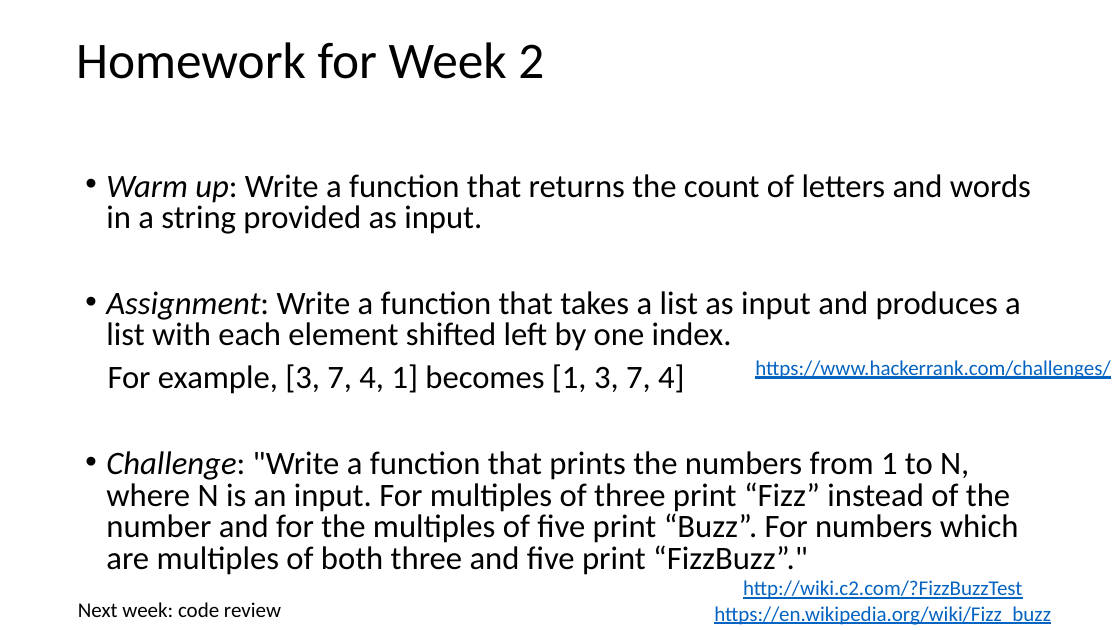
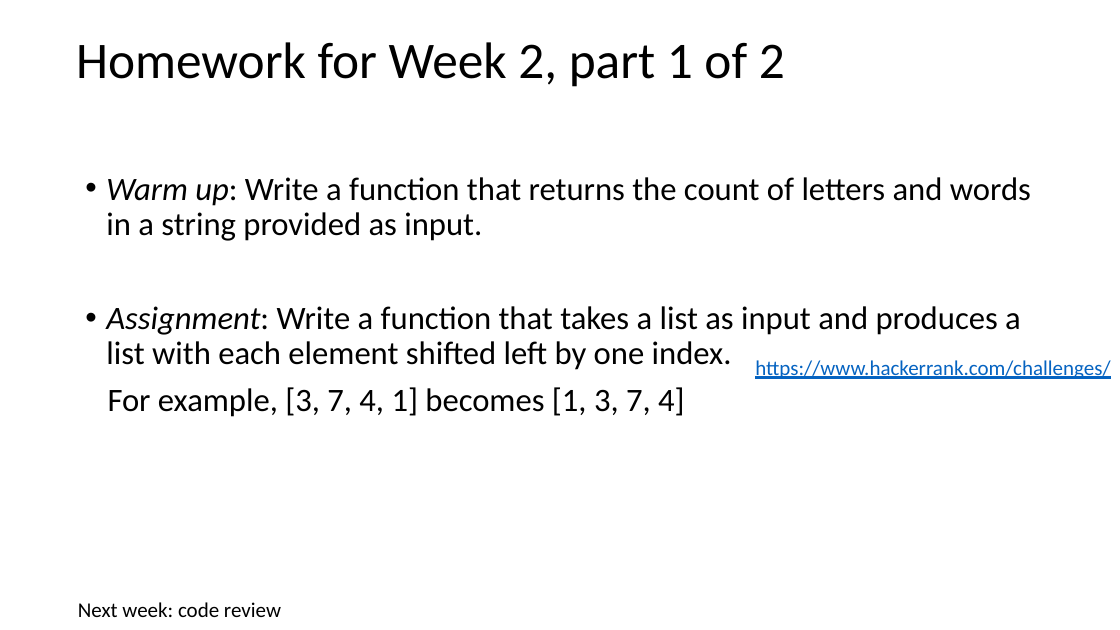
Before and after one commit to umbcdata601/fall2018, a slide deck: slide 68 of lecture_notes/class_notes_2_python.pptx. Drawn at 1120x630 pixels with LibreOffice and Linux fonts; fonts in the diff are those of the drawing. Boxes give left, top, right and bottom in pixels: in the first picture for what was removed or moved away, otherwise in the second. Text is boxed around its words. In the diff, an @@ line names an element or a change of style, - is before the commit and + after.

Commit message:
after week 2

```diff
--- a/lecture_notes/class_notes_2_python.pptx
+++ b/lecture_notes/class_notes_2_python.pptx
@@ title at [76,42,785,87]: text changed @@
-Homework for Week 2
+Homework for Week 2, part 1 of 2
@@ text "Warm up: Write a function ..." at [106,177,1031,417]: line spacing 0.8 to 0.9 @@
@@ text at [106,451,1019,575]: paragraph removed @@
-• Challenge: "Write a function that prints the numbers from 1 to N, where N is an input. For multiples of three print “Fizz” instead of the number and for the multiples of five print “Buzz”. For numbers which are multiples of both three and five print “FizzBuzz”."
@@ text removed at [714,580,1051,625] @@
-http://wiki.c2.com/?FizzBuzzTest
-https://en.wikipedia.org/wiki/Fizz_buzz
-https://www.hackerrank.com/challenges/fizzbuzz/problem
```
Also in this commit, not shown: 7 other slides changed, 2 slides added, 4 other files.
